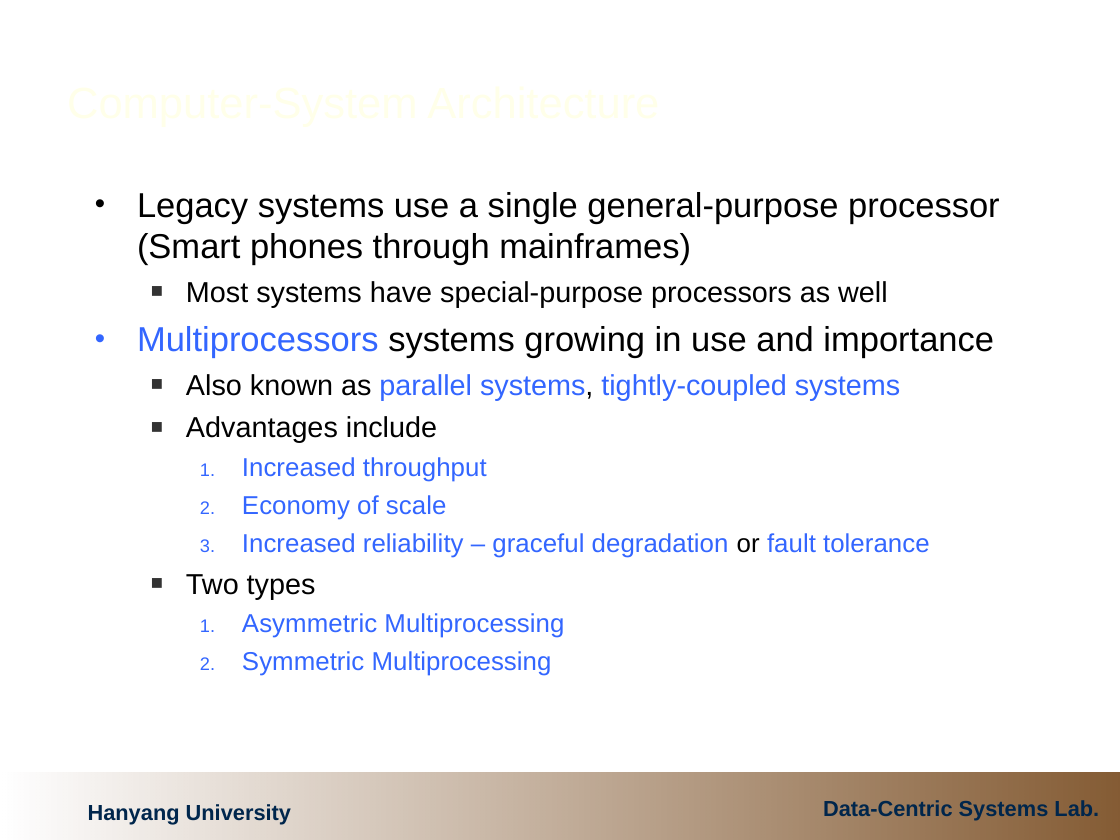
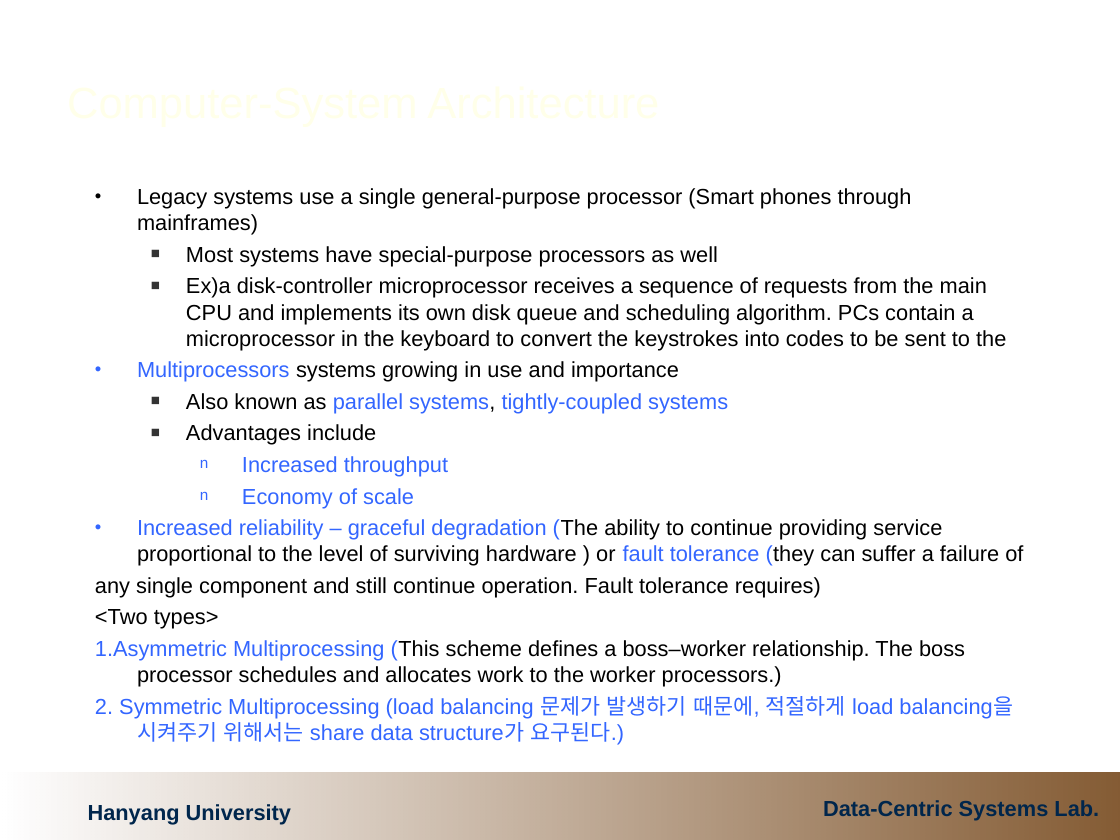
Before and after one commit to cocojk/major, a slide deck: slide 45 of os/이론/1.ComputerSystemOverview.ppt (slide 43 before the commit). Drawn at 1120x840 pixels with LibreOffice and Linux fonts; fonts in the diff are those of the drawing; background and template pictures are left out. Boxes give left, top, right and bottom in pixels: in the first picture for what was removed or moved away, otherwise in the second. Text is boxed around its words. In the diff, an @@ line names an element or a change of style, - is before the commit and + after.

```diff
--- a/os/이론/1.ComputerSystemOverview.ppt
+++ b/os/이론/1.ComputerSystemOverview.ppt
@@ text at (137, 188, 912, 508): size 22.2 to 14 pt in "Legacy systems use a single general-purpose processor ...", "Multiprocessors systems growing in use and importance"; size 18.5 to 14 pt in "Most systems have special-purpose processors as well", "Also known as parallel systems, tightly-coupled systems", "Advantages include"; size 16.6 to 14 pt in "Increased throughput", "Economy of scale"; less space between paragraphs; bullet 1. to n @@
@@ text at (186, 277, 1006, 350): paragraph added @@
+  ■ Ex)a disk-controller microprocessor receives a sequence of requests from the main CPU and implements its own disk queue and scheduling algorithm. PCs contain a microprocessor in the keyboard to convert the keystrokes into codes to be sent to the
@@ text at (95, 519, 1023, 745): text changed; size 16.6 to 14 pt; text colour #3366FF to #000000 @@
-    3. Increased reliability – graceful degradation or fault tolerance
-  ■ Two types
-    1. Asymmetric Multiprocessing
-    2. Symmetric Multiprocessing
+• Increased reliability – graceful degradation (The ability to continue providing service proportional to the level of surviving hardware ) or fault tolerance (they can suffer a failure of
+any single component and still continue operation. Fault tolerance requires)
+<Two types>
+1.Asymmetric Multiprocessing (This scheme defines a boss–worker relationship. The boss processor schedules and allocates work to the worker processors.)
+2. Symmetric Multiprocessing (load balancing 문제가 발생하기 때문에, 적절하게 load balancing을 시켜주기 위해서는 share data structure가 요구된다.)
```
Also in this commit, not shown: 2 other slides changed, 3 slides added, 1 other file.
